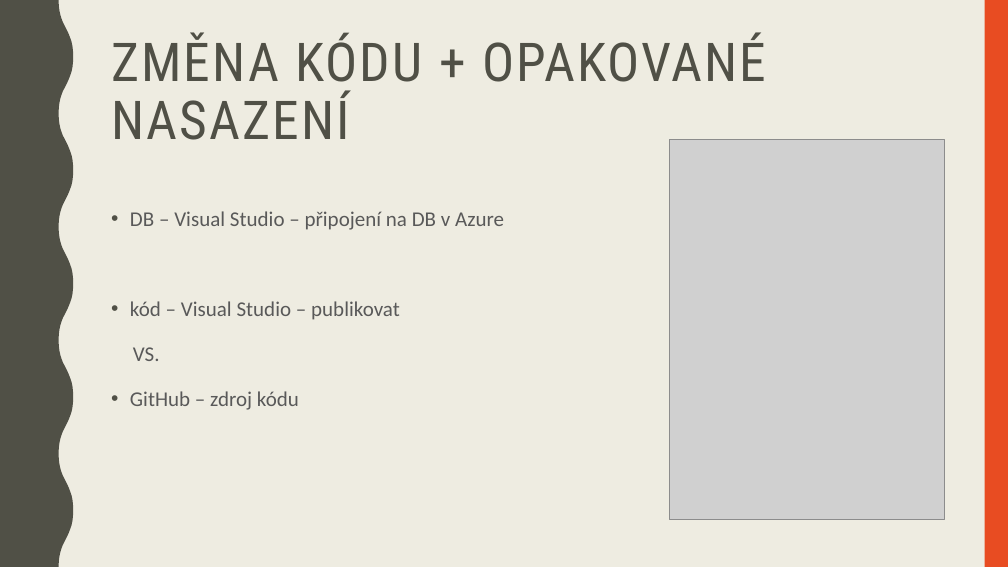
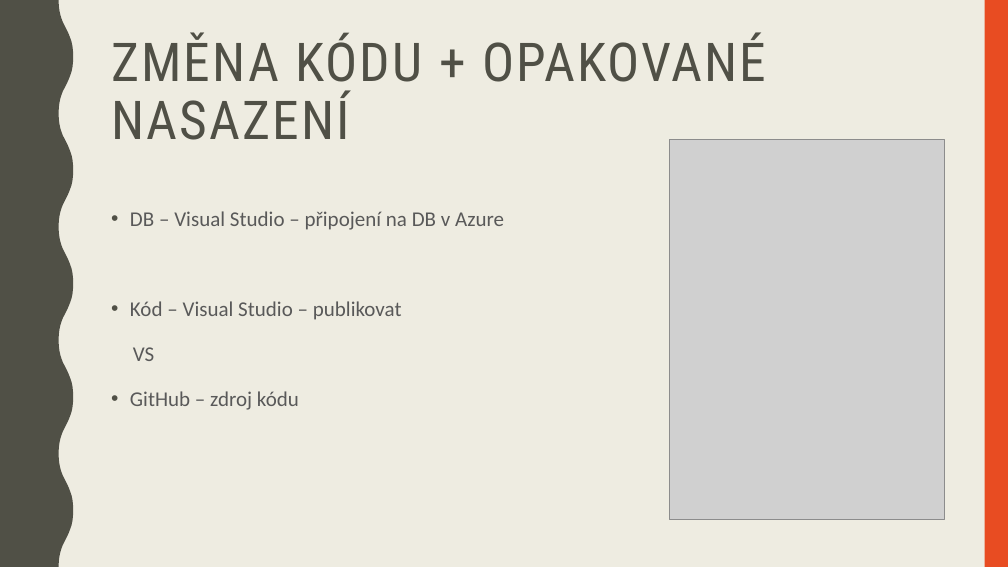
Before and after one commit to hruska07/Apollo13, a slide deck: slide 21 of docs/Apollo 13 - Logos Polytechnikos.pptx (slide 19 before the commit). Drawn at 1008x567 pixels with LibreOffice and Linux fonts; fonts in the diff are those of the drawing; grey boxes stand for pictures. Boxes give left, top, right and bottom in pixels: in the first picture for what was removed or moved away, otherwise in the second. Text is boxed around its words. In the diff, an @@ line names an element or a change of style, - is before the commit and + after.

```diff
--- a/docs/Apollo 13 - Logos Polytechnikos.pptx
+++ b/docs/Apollo 13 - Logos Polytechnikos.pptx
@@ text at (x1=130, y1=301, x2=402, y2=361): text changed @@
-• kód – Visual Studio – publikovat
-VS.
+• Kód – Visual Studio – publikovat
+VS
```
Also in this commit, not shown: 4 other slides changed, 3 slides added, 1 slide removed, 16 other files.
